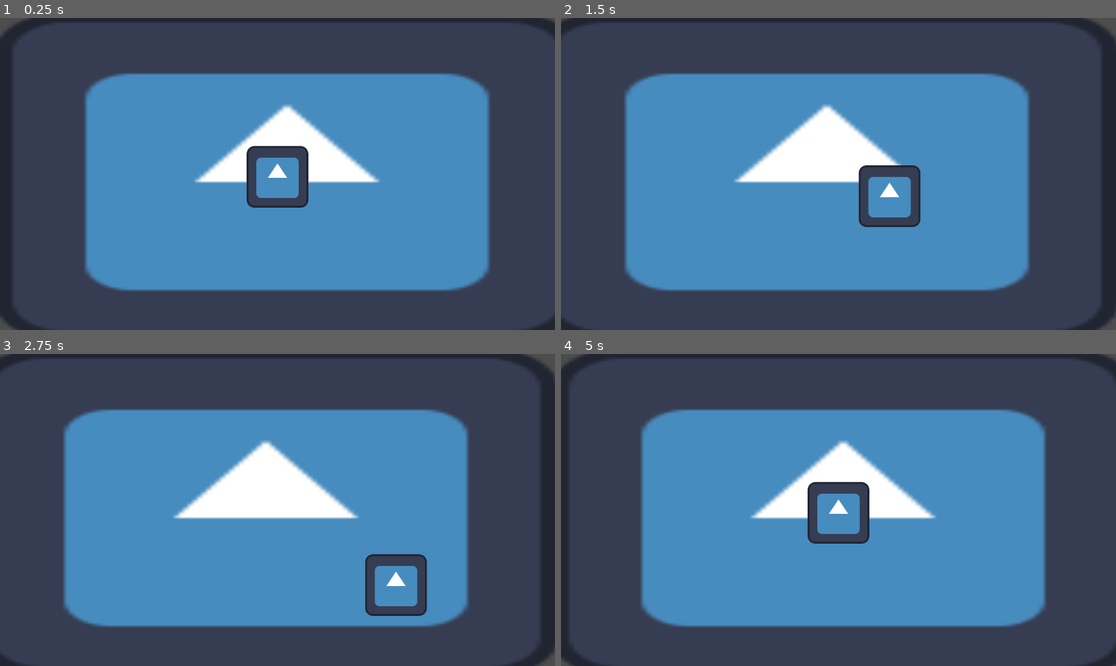
Above: before the commit, frames 1-4 (two rows, left to right).
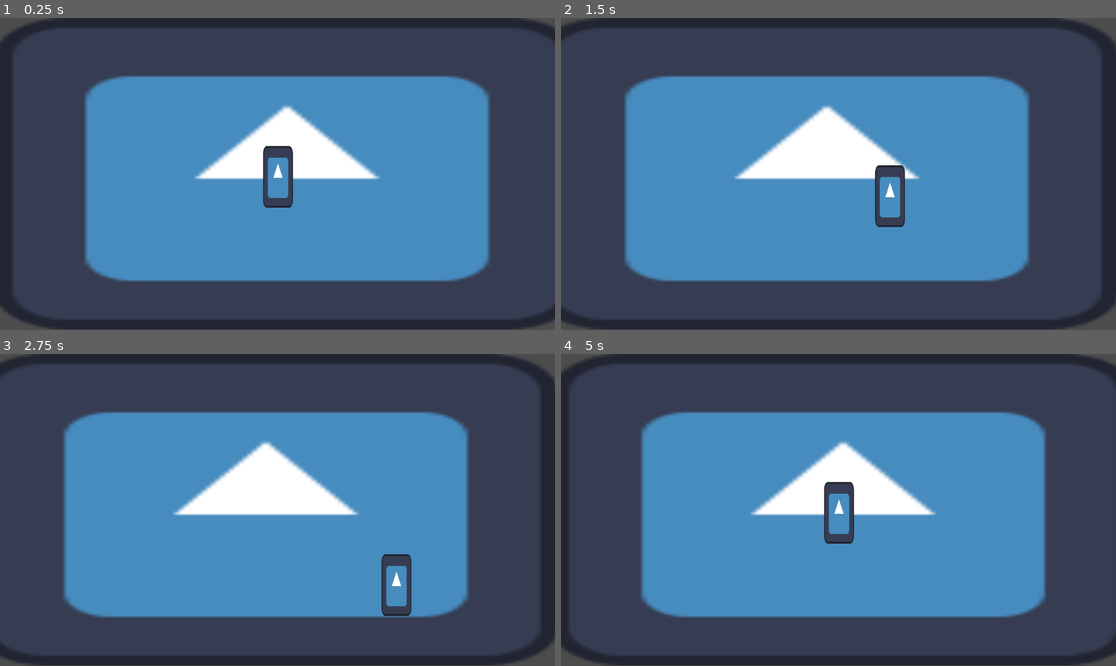
Above: after the commit, the same moments.

Repository: Gabriel-Panza/GlobalGameJam-2025
Game: Godot game, scene res://GameScene.tscn
Same seed, same stepped clock (60 frames per second), same inputs: the game is played once before the commit and once after it. The engine's default icon, where the game draws it, is replaced by a stand-in: a white triangle on a blue panel in a dark square.
Inputs:
- Up to frame 1 (0.25 s): no input
- Up to frame 2 (1.5 s): tap Enter at 0.5 s; hold Right (ui_right) 0.53-1.28 s; hold Down (ui_down) from 1.28 s (still down)
- Up to frame 3 (2.75 s): release Down (ui_down) at 2.03 s; hold Right (ui_right) from 2.03 s (still down)
- Up to frame 4 (5 s): release Right (ui_right) at 2.78 s; hold Up (ui_up) 2.78-3.53 s; hold Left (ui_left) from 3.53 s (still down)

The runs differ from the first frame. In frame 1, 10% of the frame differs, in the area x 0-100%, y 0-100%; in frame 2, 9.9%; in frame 3, 10%; in frame 4, 10%.

Commit message:
Update GameScene.tscn

Diff:
--- a/globalGameJam-2025/GameScene.tscn
+++ b/globalGameJam-2025/GameScene.tscn
@@ -5,14 +5,14 @@
 [ext_resource type="Script" path="res://camera_2d.gd" id="3_1wcaj"]
 
 [sub_resource type="CapsuleShape2D" id="CapsuleShape2D_mwiyp"]
-radius = 32.0
+radius = 17.0
 height = 124.0
 
 [node name="GameScene" type="Node2D"]
 
 [node name="Sprite2D" type="Sprite2D" parent="."]
-position = Vector2(600, 330)
-scale = Vector2(9.5, 5.35)
+position = Vector2(600, 323.5)
+scale = Vector2(9.5, 5.05469)
 texture = ExtResource("1_p8ugb")
 
 [node name="Player" type="CharacterBody2D" parent="."]
@@ -20,6 +20,8 @@
 script = ExtResource("2_jd4s0")
 
 [node name="Sprite2D" type="Sprite2D" parent="Player"]
+position = Vector2(1.00002, 0)
+scale = Vector2(0.484375, 1)
 texture = ExtResource("1_p8ugb")
 
 [node name="CollisionShape2D" type="CollisionShape2D" parent="Player"]
